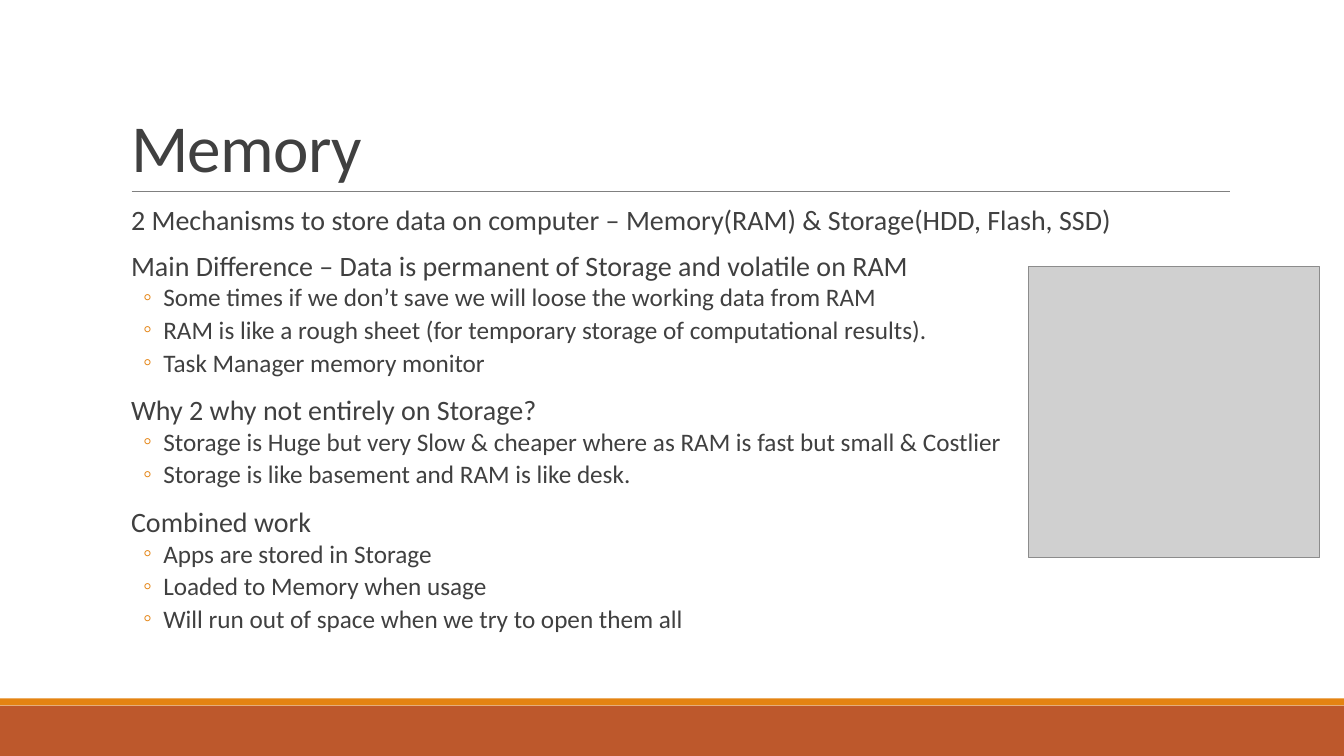
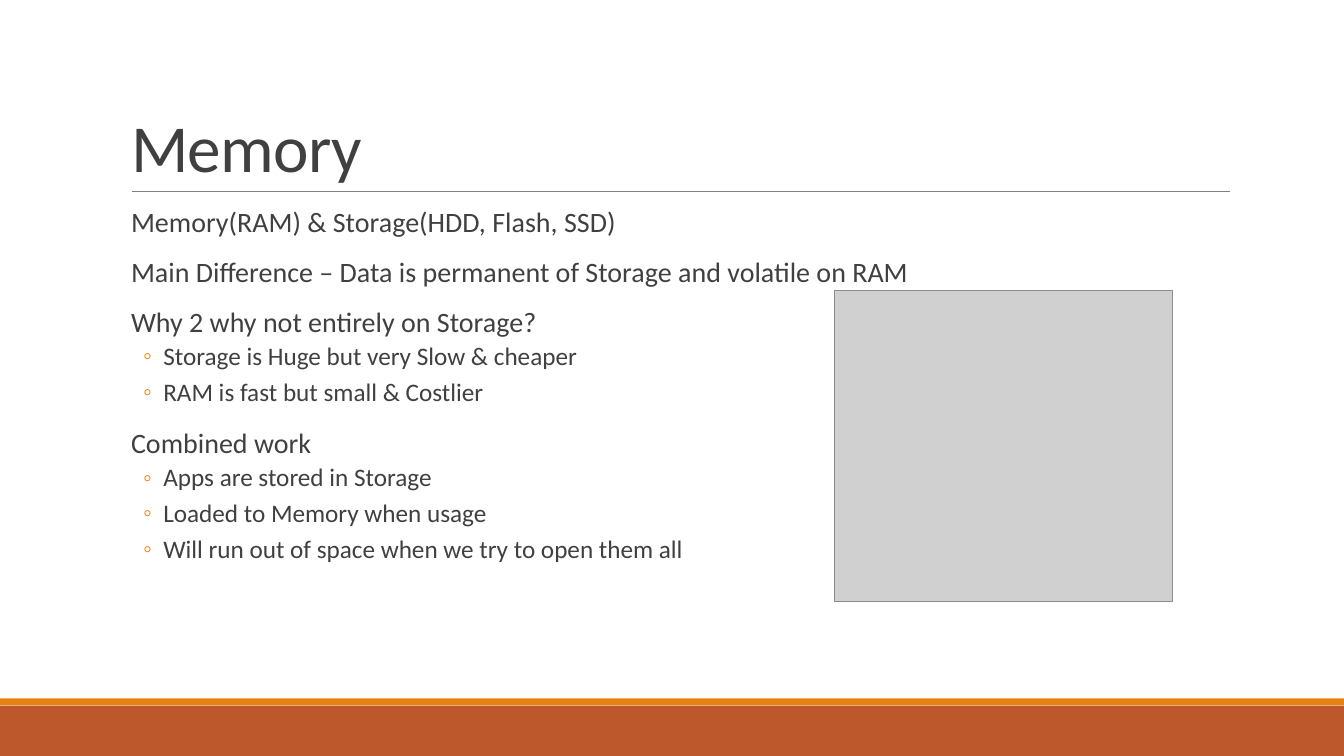
Before and after one commit to pawan9489/TeachingRuby, a slide deck: slide 4 of Session2-Array&Strings.pptx. Drawn at 1344x756 pixels with LibreOffice and Linux fonts; fonts in the diff are those of the drawing; grey boxes stand for pictures. Boxes give left, top, right and bottom in pixels: in the first picture for what was removed or moved away, otherwise in the second. Text is boxed around its words. In the diff, an @@ line names an element or a change of style, - is before the commit and + after.

```diff
--- a/Session2-Array&Strings.pptx
+++ b/Session2-Array&Strings.pptx
@@ text at (131,211,615,237): text changed @@
-  2 Mechanisms to store data on computer – Memory(RAM) & Storage(HDD, Flash, SSD)
+  Memory(RAM) & Storage(HDD, Flash, SSD)
@@ text at (131,262,907,562): line spacing 0.8 to 0.9 @@
@@ text at (163,288,926,377): paragraphs removed @@
-  ◦ Some times if we don’t save we will loose the working data from RAM
-  ◦ RAM is like a rough sheet (for temporary storage of computational results).
-  ◦ Task Manager memory monitor
@@ picture: place and size @@
-picture at (1029,267,1321,559)
+picture at (835,290,1173,601)
@@ text at (163,347,577,401): text changed @@
-  ◦ Storage is Huge but very Slow & cheaper where as RAM is fast but small & Costlier
-  ◦ Storage is like basement and RAM is like desk.
+  ◦ Storage is Huge but very Slow & cheaper
+  ◦ RAM is fast but small & Costlier
```
Also in this commit, not shown: 3 other slides changed, 1 slide removed, 52 other files.
